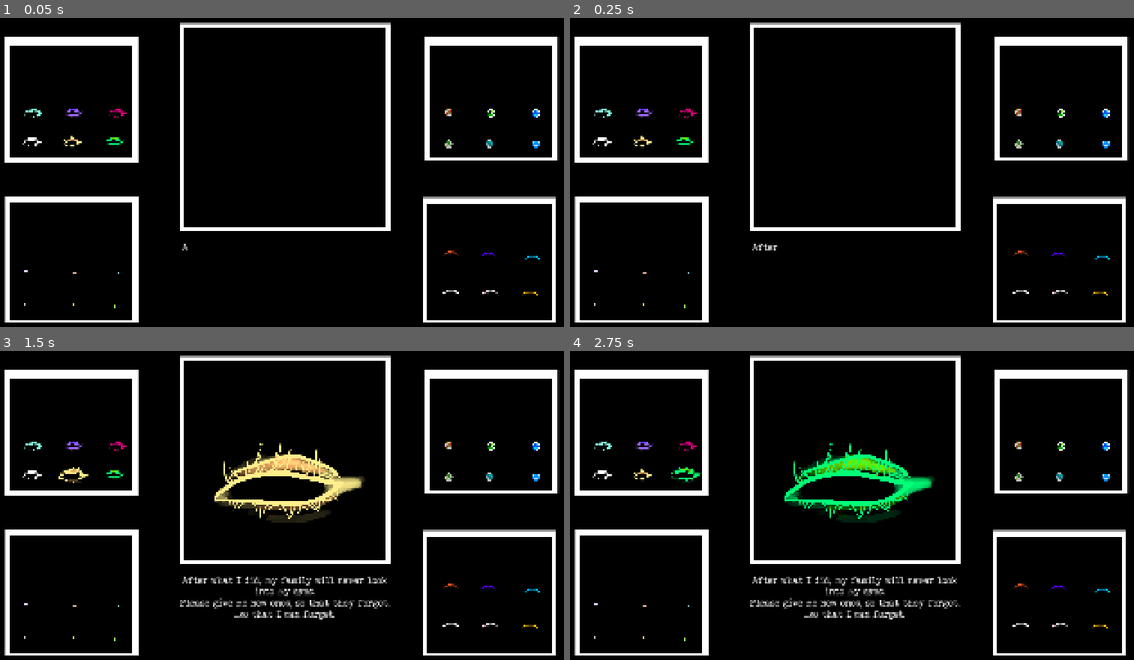
Above: before the commit, frames 1-4 (two rows, left to right).
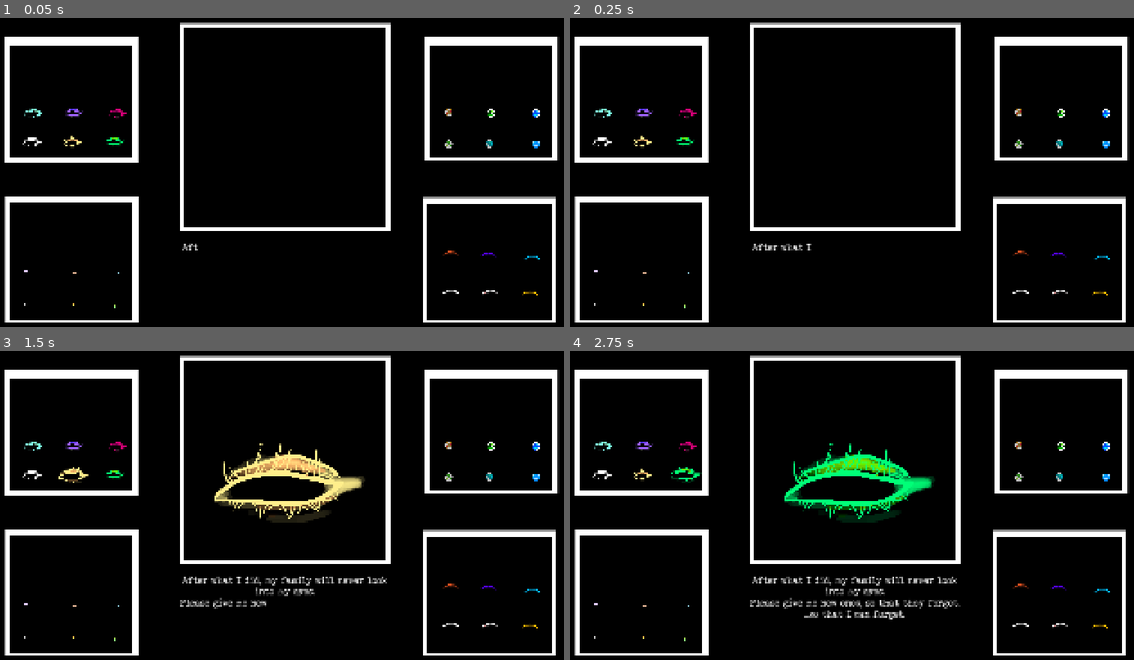
Above: after the commit, the same moments.

Repository: MarkusSecundus/Gamestudies-Experiment
Game: Godot game, scene res://scenes/MainScene.tscn
The game is run twice, just before and just after one commit, with the same random seed, the same clock (stepped at 60 frames per second) and the same inputs. Sound files missing from this copy of the repository are replaced by a short silence.
Inputs (mouse positions are in pixels of both pictures, inside the frame that each line leads up to):
- Up to frame 1 (0.05 s): no input
- Up to frame 2 (0.25 s): no input
- Up to frame 3 (1.5 s): click (33, 471) at 0.5 s; click (73, 471) at 1.25 s
- Up to frame 4 (2.75 s): click (682, 471) at 2 s

The runs differ from the first frame. In frame 1, less than 0.1% of the frame differs, in the area x 33-36%, y 73-76%; in frame 2, less than 0.1%; in frame 3, 0.6%, in the area x 41-70%, y 80-87%; in frame 4, nothing differs.

Commit message:
minor tweaks

Diff:
--- a/scenes/MainScene.tscn
+++ b/scenes/MainScene.tscn
@@ -520,6 +520,7 @@
 offset_right = 1316.0
 offset_bottom = 1045.0
 script = ExtResource("28_i7ifx")
+seconds_per_char = 0.02
 sounds_per_char = Array[AudioStream]([ExtResource("29_kwqb8"), ExtResource("30_y15d6"), ExtResource("31_u55b3"), ExtResource("32_wsqty"), ExtResource("33_oiest")])
 
 [node name="Background" type="ColorRect" parent="QuestionsBox"]
--- a/scripts/PrettyTextBox.gd
+++ b/scripts/PrettyTextBox.gd
@@ -3,7 +3,9 @@
 
 
 @export var seconds_per_char := 0.05
+@export_range(0.0, 1.0) var char_sound_chance = 0.03
 @export var sounds_per_char : Array[AudioStream]
+@export var sound_pitch_range := Vector2(0.8, 0.9)
 
 @onready var _lbl : RichTextLabel = $Label
 
@@ -12,7 +14,7 @@
 	pass#print_text(_lbl.text)
 
 func _input(event: InputEvent) -> void:
-	if event.is_action_pressed("SkipDialog"):
+	if false and event.is_action_pressed("SkipDialog"):
 		finish_printing_immediately()
 
 var _tw : Tween = null
@@ -37,8 +39,8 @@
 	_tw = create_tween()
 	_tw.tween_method(func(i: int):
 		_lbl.visible_characters = i
-		if randf() > 0.97:
-			SoundManager.PlaySound(sounds_per_char.pick_random(), randf_range(0.8, 0.9))
+		if randf() < char_sound_chance:
+			SoundManager.PlaySound(sounds_per_char.pick_random(), randf_range(sound_pitch_range.x, sound_pitch_range.y))
 		if i == total_chars and _on_finished:
 			_on_finished.call()
 	, 0, total_chars, total_chars * seconds_per_char)
